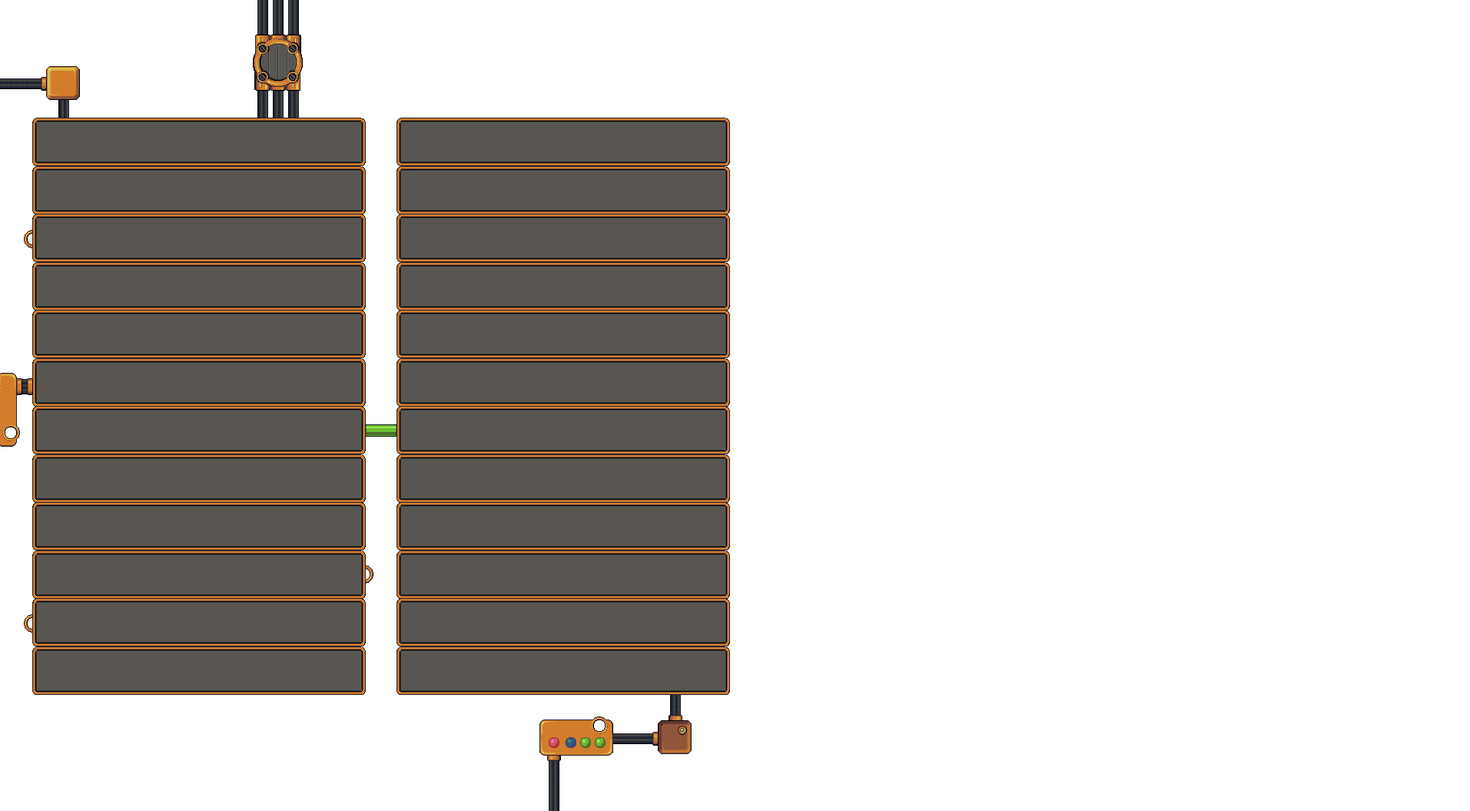
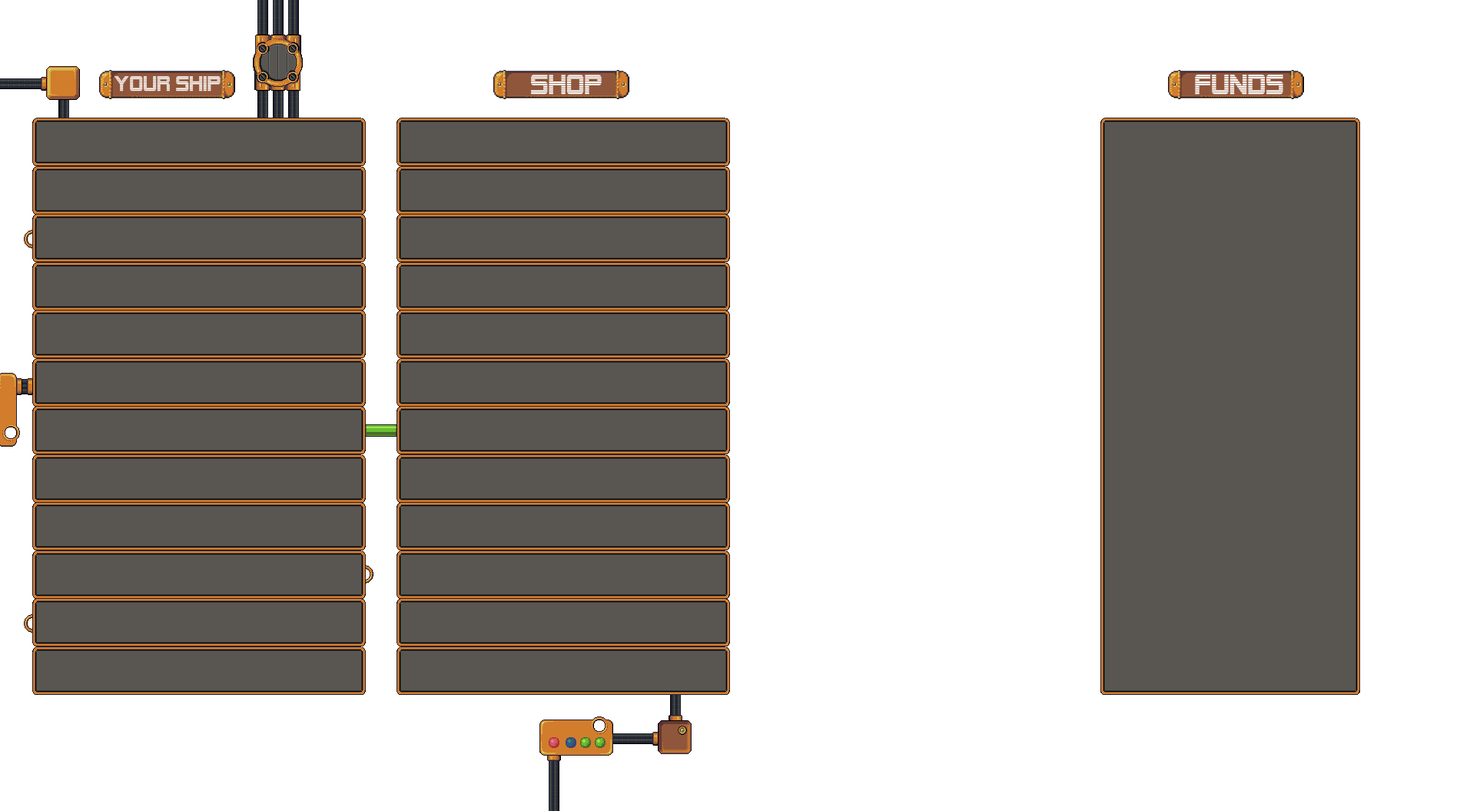
Before/after of a 1470×811 layered artwork. What changed in the layer stack:
painted on "Paint Layer 2 (pasted)" (2nd of 6) over [99, 69, 630, 100]
painted on "Paint Layer 2 (pasted)" (5th of 6) over [109, 98, 620, 100]
painted on "Paint Layer 2 (pasted)" (6th of 6) over [99, 69, 1360, 695]
removed layer "Paint Layer 2 (pasted)" (7th of 8) over [109, 98, 620, 100]
removed layer "Paint Layer 1" over [99, 69, 236, 100]
